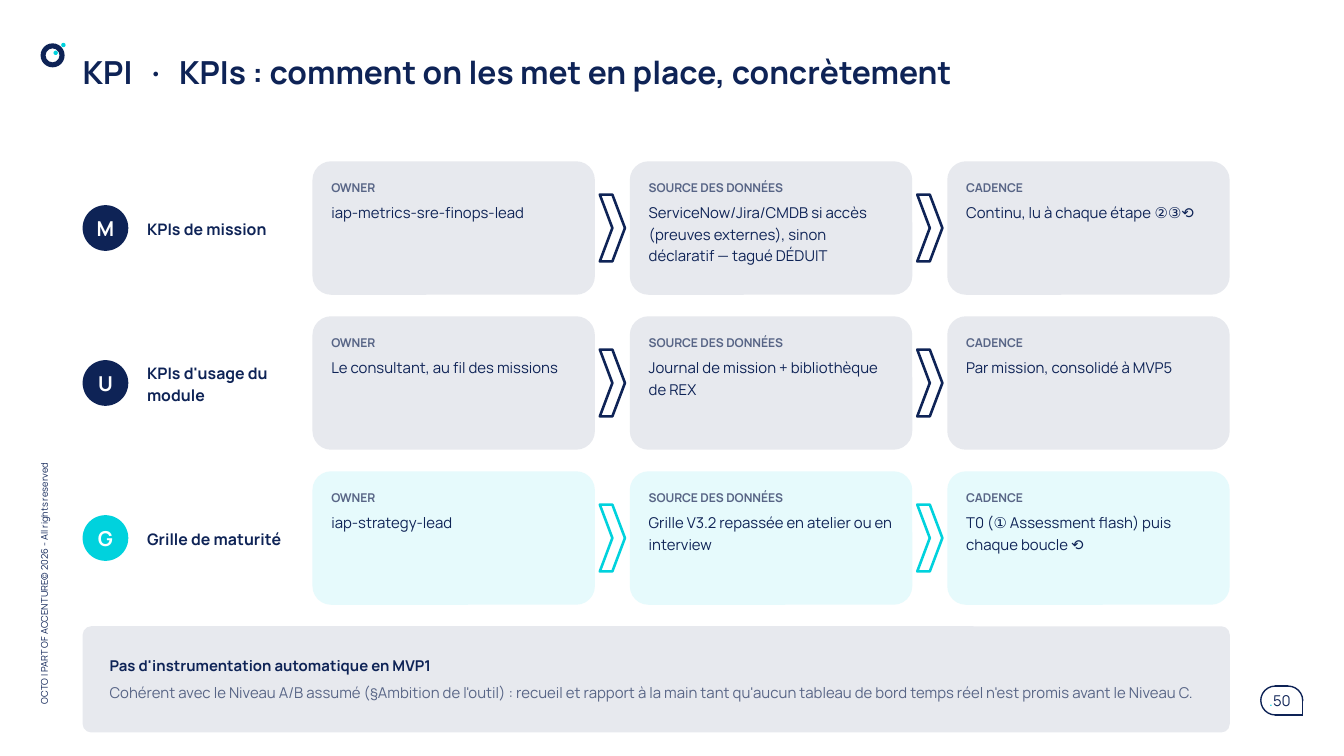
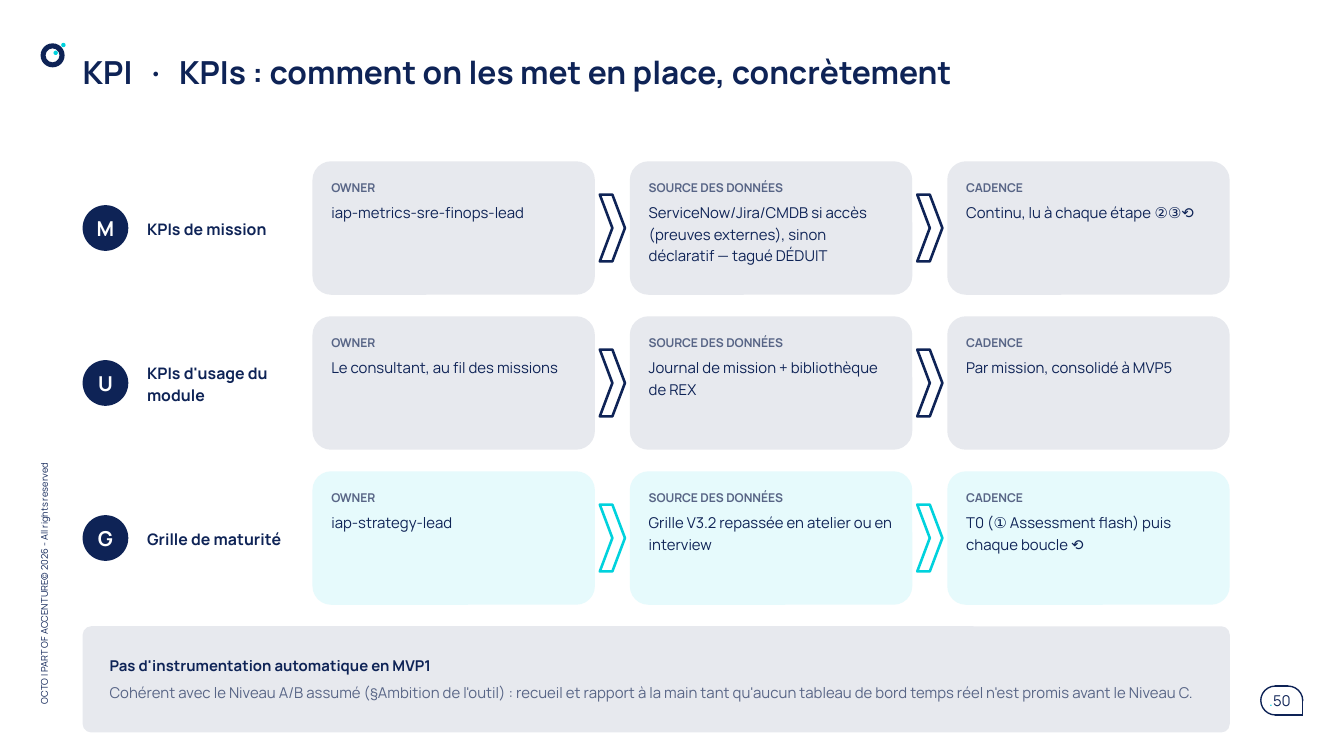
Before and after one commit to claudecamus-dot/Vscode3, a slide deck: slide 50 of docs/cadrage-ppt/bmad-iap-cadrage-synthese.pptx. Drawn at 1344x756 pixels with LibreOffice and Linux fonts; fonts in the diff are those of the drawing. Boxes give left, top, right and bottom in pixels: in the first picture for what was removed or moved away, otherwise in the second. Text is boxed around its words. In the diff, an @@ line names an element or a change of style, - is before the commit and + after.

```diff
--- a/docs/cadrage-ppt/bmad-iap-cadrage-synthese.pptx
+++ b/docs/cadrage-ppt/bmad-iap-cadrage-synthese.pptx
@@ rounded rectangle at (x1=82, y1=515, x2=128, y2=560): fill #00D2DD to #0E2356 @@
```
Also in this commit, not shown: 3 other slides changed, 7 other files.
